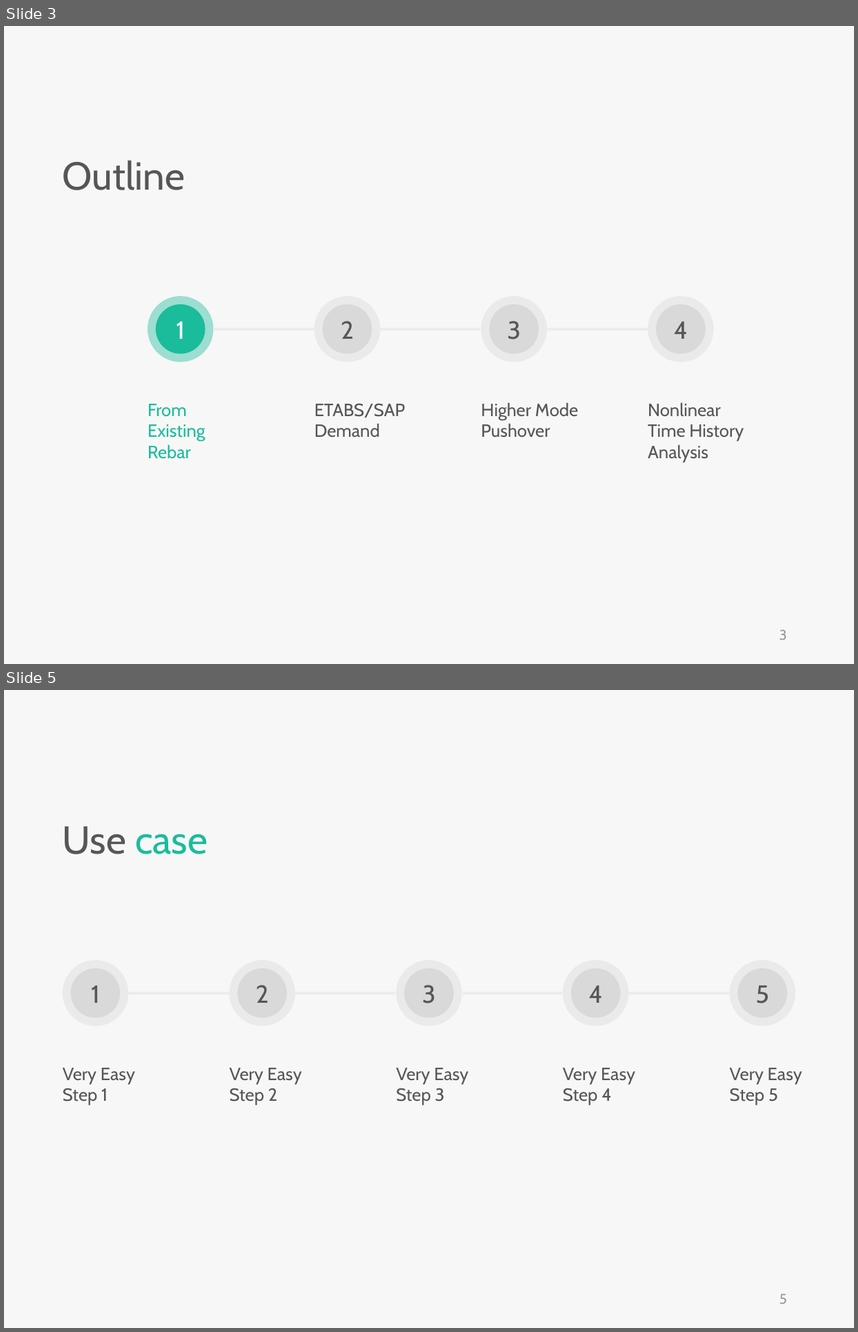
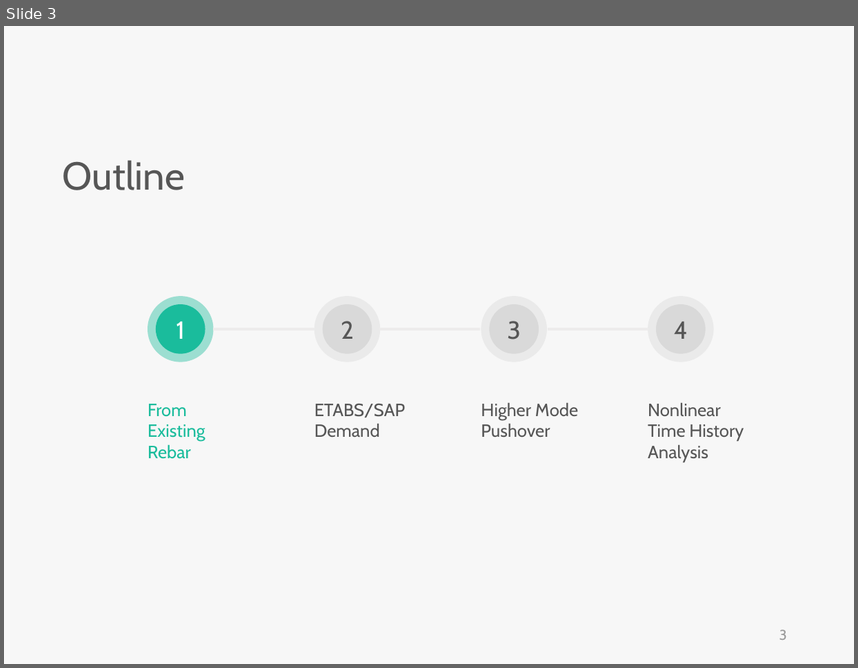
Before and after one commit to skyran1278/VbaProject, a slide deck: 20180126_SmartSplice/20180808_Meeting/SmartSplice.pptx. Shown one above the other, each under a label of ours: slides 3 and 5 before the commit, slide 3 after it; the slides between them are not shown. The pictures are 858x1332 and 858x668 pixels, drawn with LibreOffice and Linux fonts; fonts in the diff are those of the drawing. Boxes give left, top, right and bottom in pixels: in the first picture for what was removed or moved away, otherwise in the second. Text is boxed around its words. In the diff, an @@ line names an element or a change of style, - is before the commit and + after.

```diff
--- a/20180126_SmartSplice/20180808_Meeting/SmartSplice.pptx
+++ b/20180126_SmartSplice/20180808_Meeting/SmartSplice.pptx
@@ slide 5 removed at (x1=4, y1=690, x2=854, y2=1328), background #F7F7F7 @@
@@ text removed at (x1=63, y1=826, x2=208, y2=854) @@
-Use case
@@ ellipse removed at (x1=63, y1=960, x2=128, y2=1026) @@
-1
@@ ellipse removed at (x1=71, y1=968, x2=121, y2=1017) @@
@@ ellipse removed at (x1=229, y1=960, x2=294, y2=1026) @@
-2
@@ ellipse removed at (x1=238, y1=968, x2=287, y2=1017) @@
@@ ellipse removed at (x1=396, y1=960, x2=461, y2=1026) @@
-3
@@ ellipse removed at (x1=404, y1=968, x2=454, y2=1017) @@
@@ ellipse removed at (x1=562, y1=960, x2=628, y2=1026) @@
-4
@@ ellipse removed at (x1=571, y1=968, x2=620, y2=1017) @@
@@ ellipse removed at (x1=730, y1=960, x2=795, y2=1026) @@
-5
@@ ellipse removed at (x1=737, y1=968, x2=787, y2=1017) @@
@@ line removed from (128, 993) to (229, 993) @@
@@ line removed from (294, 993) to (395, 993) @@
@@ line removed from (463, 993) to (564, 993) @@
@@ line removed from (629, 993) to (730, 993) @@
@@ text removed at (x1=63, y1=1067, x2=135, y2=1105) @@
-Very Easy Step 1
@@ text removed at (x1=230, y1=1067, x2=302, y2=1105) @@
-Very Easy Step 2
@@ text removed at (x1=396, y1=1067, x2=468, y2=1105) @@
-Very Easy Step 3
@@ text removed at (x1=563, y1=1067, x2=635, y2=1105) @@
-Very Easy Step 4
@@ text removed at (x1=730, y1=1067, x2=802, y2=1105) @@
-Very Easy Step 5
@@ page number removed at (x1=780, y1=1294, x2=787, y2=1303) @@
-5
```
Also in this commit, not shown: 3 slides changed, 7 slides added, 4 other slides removed, 2 other files.
